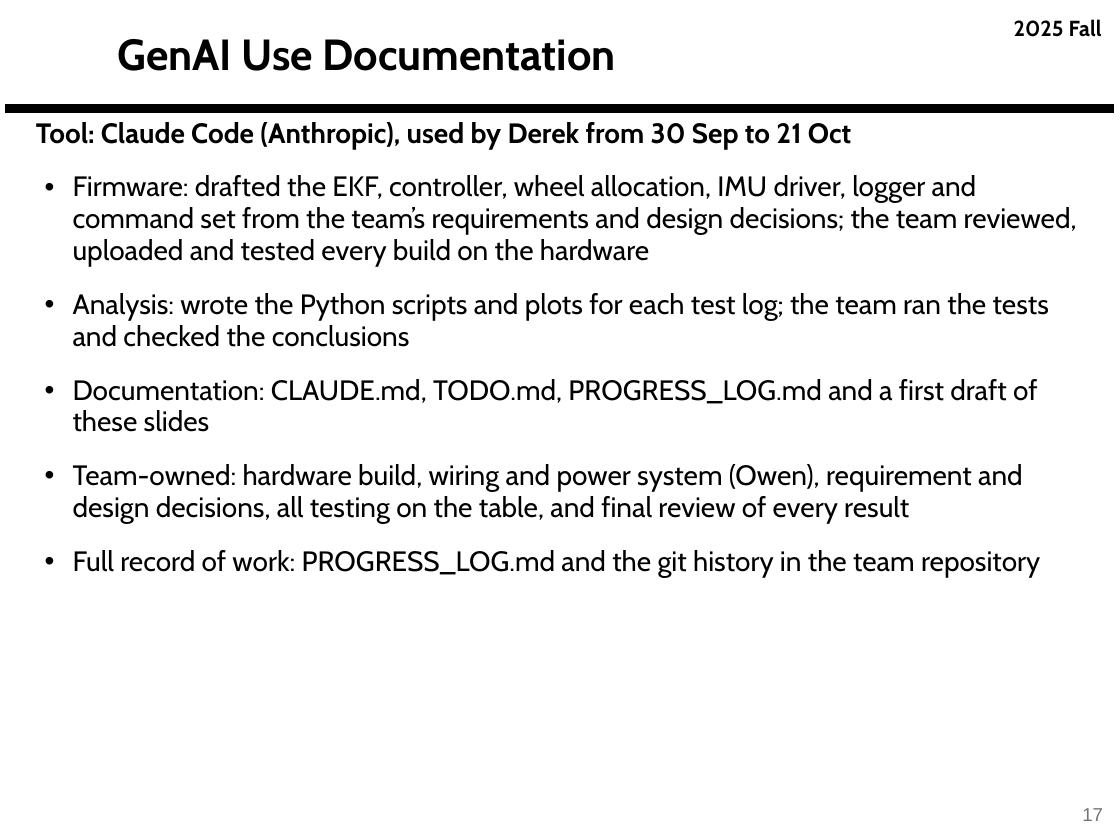
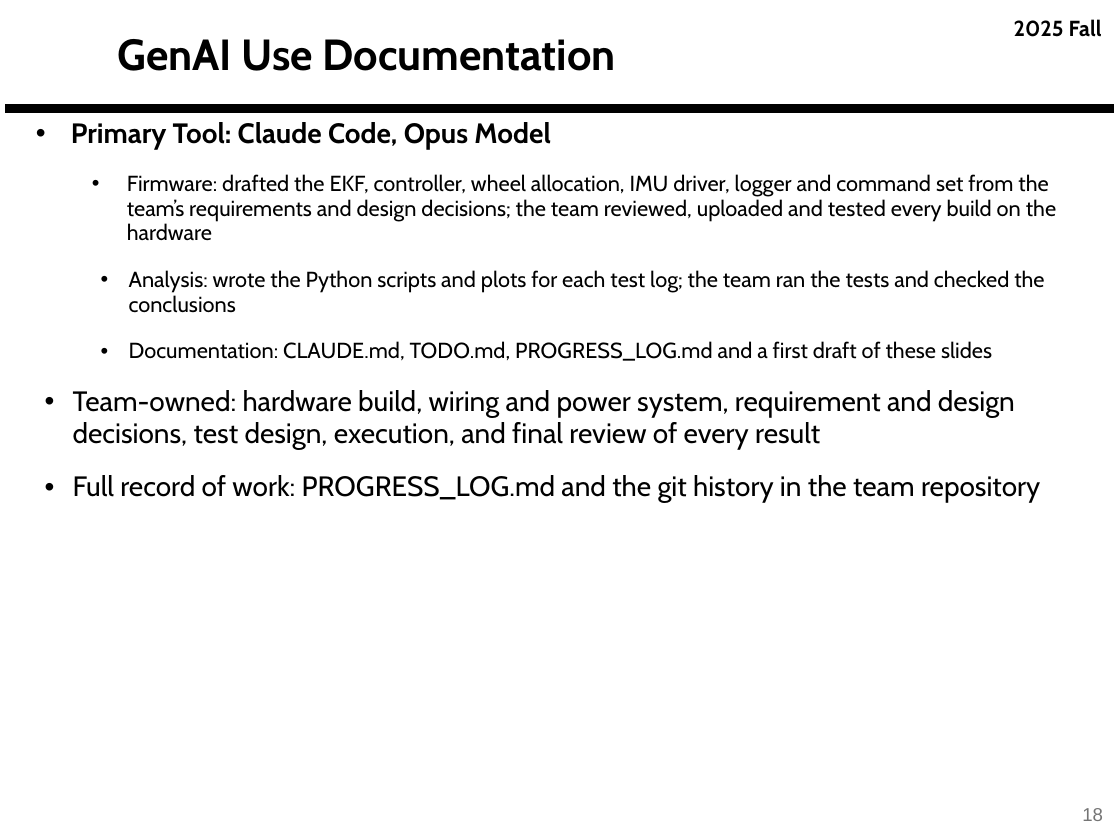
Before and after one commit to derek-weissinger-usafa/Astro-331-Lab-8, a slide deck: slide 18 of Reports/Astro 331 Lab 8_2_3 Body Problem_Prelim_Pres_FILLED.pptx (slide 17 before the commit). Drawn at 1120x840 pixels with LibreOffice and Linux fonts; fonts in the diff are those of the drawing; background and template pictures are left out. Boxes give left, top, right and bottom in pixels: in the first picture for what was removed or moved away, otherwise in the second. Text is boxed around its words. In the diff, an @@ line names an element or a change of style, - is before the commit and + after.

```diff
--- a/Reports/Astro 331 Lab 8_2_3 Body Problem_Prelim_Pres_FILLED.pptx
+++ b/Reports/Astro 331 Lab 8_2_3 Body Problem_Prelim_Pres_FILLED.pptx
@@ text at [71,122,550,149]: text changed @@
-Tool: Claude Code (Anthropic), used by Derek from 30 Sep to 21 Oct
+• Primary Tool: Claude Code, Opus Model
@@ text at [127,174,1056,361]: size 18 to 14 pt in "Firmware: drafted the EKF, controller, wheel allocation, ...", "Analysis: wrote the Python scripts and plots ...", "Documentation: CLAUDE.md, TODO.md, PROGRESS_LOG.md and a fir ..."; list level 1 to 2 in "Firmware: drafted the EKF, controller, ..."; list level 1 to 2 in "Analysis: wrote the Python scripts ..."; list level 1 to 2 in "Documentation: CLAUDE.md, TODO.md, PROGRESS_LOG.md and ..." @@
@@ text at [73,390,1015,449]: text changed @@
-• Team-owned: hardware build, wiring and power system (Owen), requirement and design decisions, all testing on the table, and final review of every result
+• Team-owned: hardware build, wiring and power system, requirement and design decisions, test design, execution, and final review of every result
@@ page number at [1082,808,1103,821]: text changed @@
-17
+18
```
Also in this commit, not shown: 13 other slides changed, 2 slides added, 1 slide removed, 4 other files.
